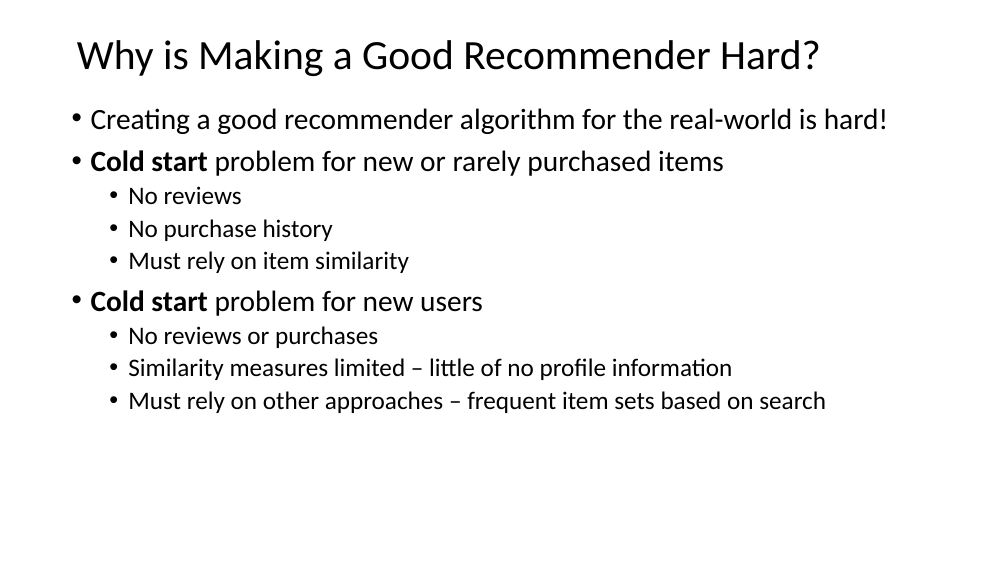
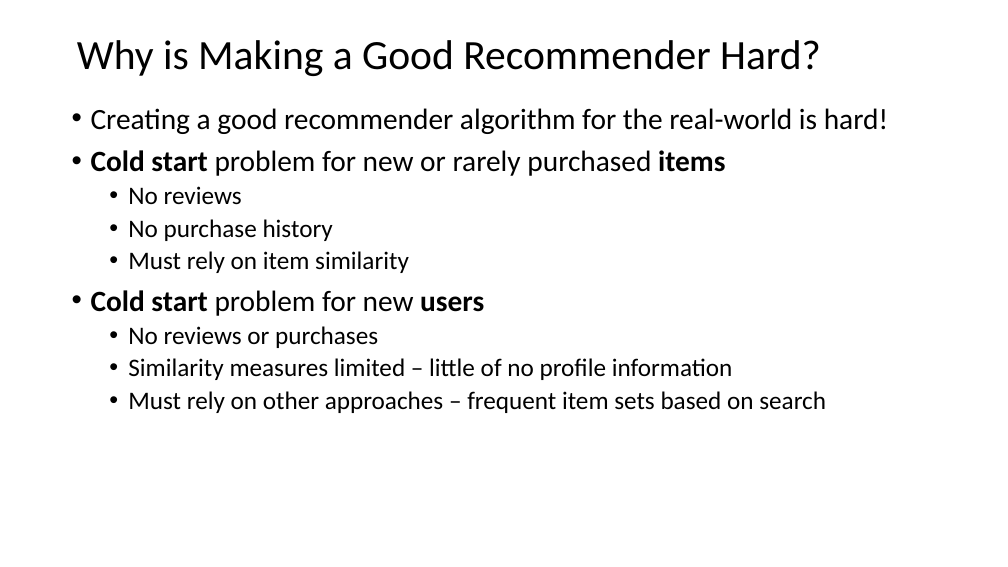
Before and after one commit to StephenElston/CSCI-E-108, a slide deck: slide 9 of slides/8_RecommenderSystems.pptx (slide 12 before the commit). Drawn at 1008x567 pixels with LibreOffice and Linux fonts; fonts in the diff are those of the drawing. Boxes give left, top, right and bottom in pixels: in the first picture for what was removed or moved away, otherwise in the second. Text is boxed around its words. In the diff, an @@ line names an element or a change of style, - is before the commit and + after.

Commit message:
Corrected error in recommender example

```diff
--- a/slides/8_RecommenderSystems.pptx
+++ b/slides/8_RecommenderSystems.pptx
@@ text at (91, 150, 725, 316): bold on in "items", "users" @@
```
Also in this commit, not shown: 9 other slides changed, 1 slide added, 4 slides removed.
